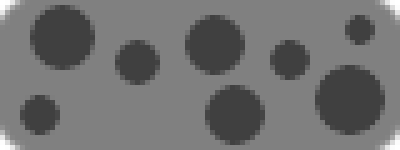
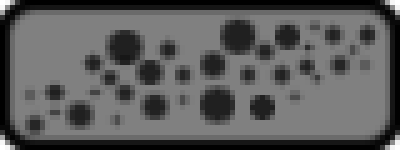
The second 400 × 150 image is a revision of the first. Changes to its layers:
painted on "Dots" over [20, 5, 385, 145]
added layer "Block" above "Border" over [0, 0, 400, 150]
renamed "Block" to "Border", painted on it over [0, 0, 400, 150]
